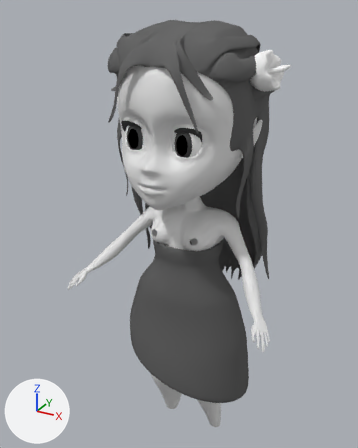
The Blender file FemaleChibi.blend, before and after one commit.
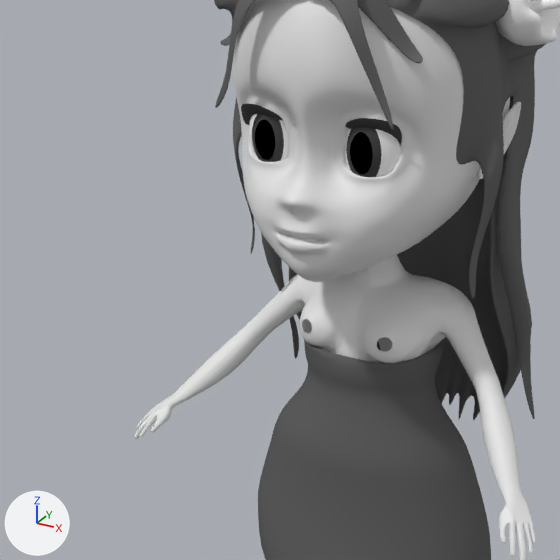
There are two pictures of each version: one whole from a 50 mm camera at (2.48, -4.4, 6.64) aimed at (-0.26, 0.58, 4.15), one close up on the part from 0% to 79% of the width and 15% to 78% of the height. Arrows for +X, +Y and +Z are at lower left; the lights stay in place.

In view in the first close-up: 'Body', 'Dress', 'Eye', 'Eyelash', 'Flower', 'Hair', 'Head'.
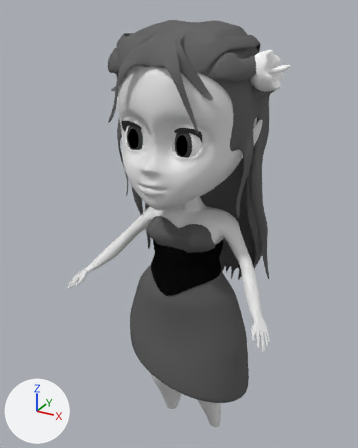
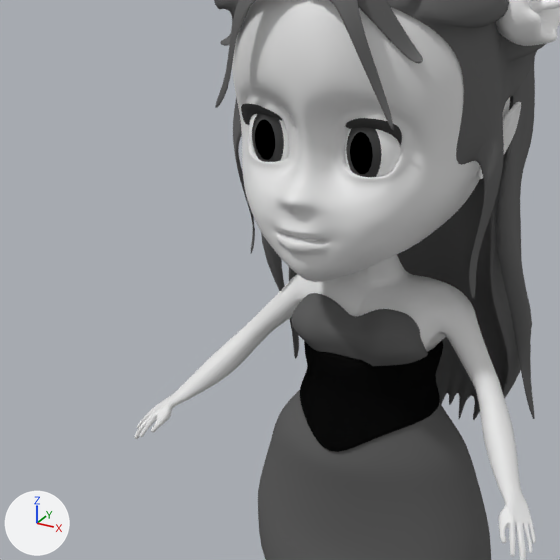
Commit message: Top of Dress

Boxes [x1, y1, x2, y2] around the edits, measured in the close-ups (560 x 560 px):
'Dress', reshaped
    before: [258, 340, 491, 560]
    after: [258, 293, 491, 560]
part 1 of me_cylinder_001, built on
    before: [293, 372, 440, 457]
    after: [292, 293, 441, 457]
part 2 of me_cylinder_001, recoloured
    before: [304, 340, 443, 400]
    after: [304, 340, 443, 403]

The edits, one by one:
Material 'DressCorset' (mat_dresscorset) is new.
Its base color is (0.00364, 0.00364, 0.00364) (black #0c0c0c).
me_cylinder_001 is used by ob_dress; location (0.0, 0.31, 3.86).
me_cylinder_001 had 320 vertices, 320 faces and spanned x -0.84..0.89, y -0.62..0.63, z -1.74..0.29.
me_cylinder_001 now has 508 vertices, 525 faces and spans x -0.84..0.89, y -0.62..0.63, z -1.74..0.58.
Part 1, on me_cylinder_001:
3 vertices are removed from x -0.4..0.4, y -0.33..-0.16, z -0.12..0.06.
22 faces are deleted.
9 vertices in x -0.45..0.42, y -0.33..-0.24, z -0.34..0.28 move by (0.0, -0.01, 0.0).
3 vertices in x -0.15..0.15, y -0.36..-0.31, z 0.06..0.13 move by (0.0, -0.03, 0.0).
3 vertices in x -0.16..0.16, y -0.36..-0.33, z 0.13..0.23 move by (0.0, -0.02, 0.0).
11 vertices move from x -0.31..0.3, y -0.46..-0.28, z -0.51..-0.12 to x -0.31..0.32, y -0.54..-0.3, z -0.51..-0.13.
191 vertices are added at x -0.46..0.46, y -0.56..0.35, z -0.29..0.58.
193 new faces join them, mat_dress (dark grey #636363).
34 new faces join them, mat_dresscorset (black #0c0c0c).
me_cylinder_001 part 2: 62 faces spanning x -0.43..0.43, y -0.39..0.35, z 0.06..0.29 switch from mat_dress (dark grey #636363) to mat_dresscorset (black #0c0c0c).
